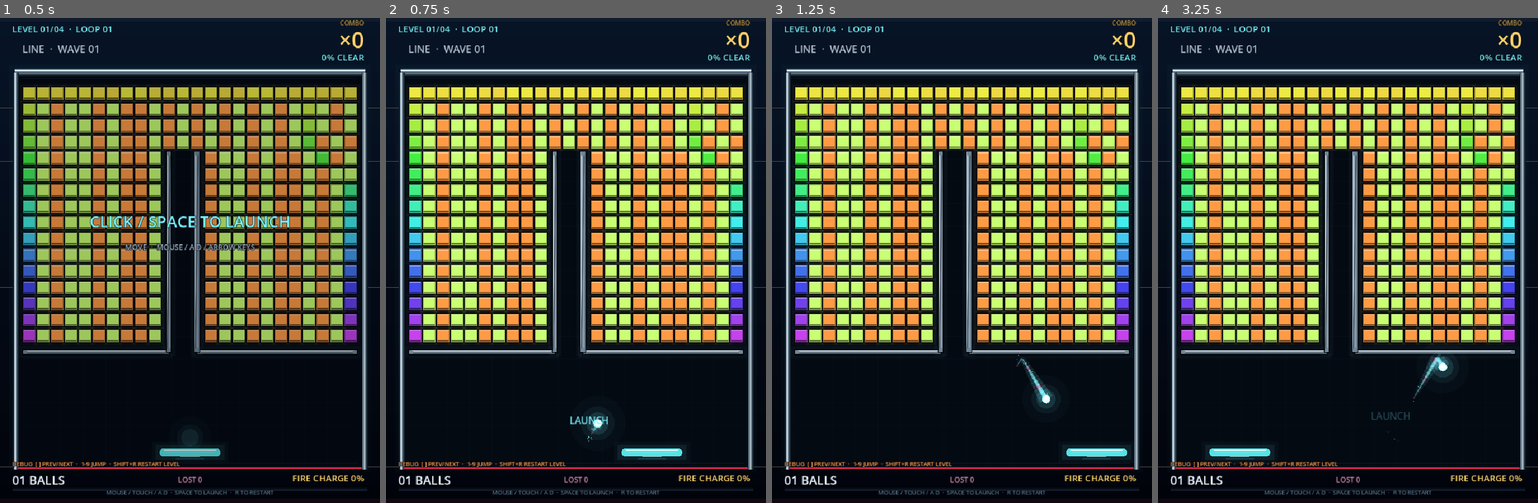
Above: before the commit, frames 1-4 (left to right).
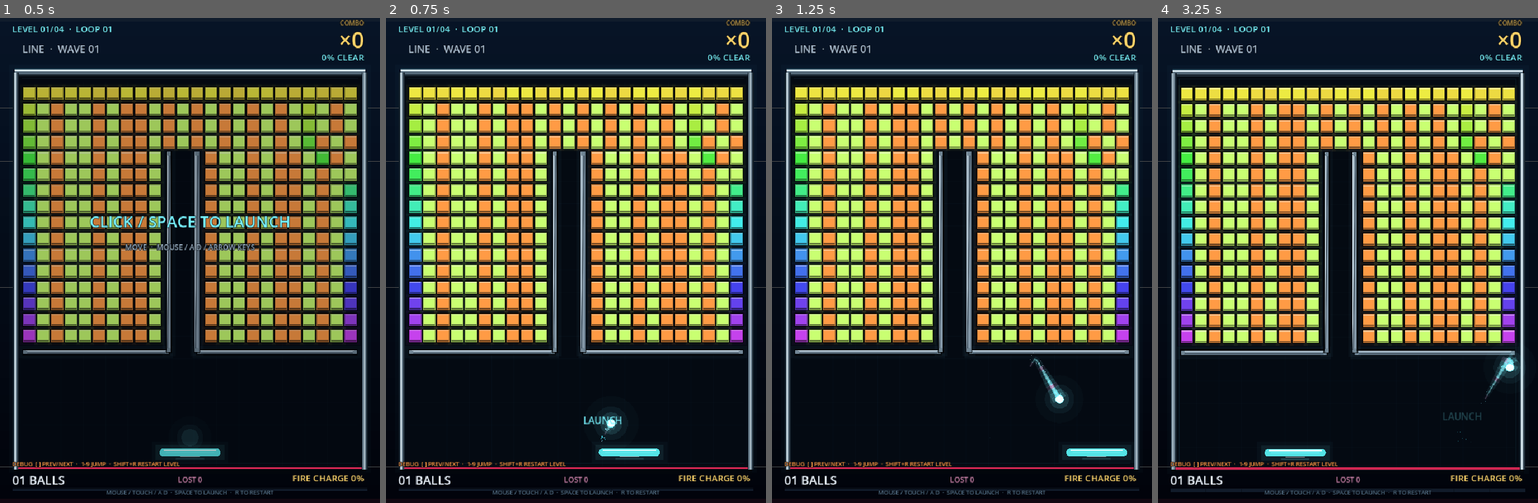
Above: after the commit, the same moments.

Repository: soryu-ryouji/ping-pong
Game: Godot game, scene res://main.tscn
Two runs of this game, one before a commit and one after it. Both use one fixed random seed, a clock stepped at 60 frames per second and the inputs below.
Inputs (mouse positions are in pixels of both pictures, inside the frame that each line leads up to):
- Up to frame 1 (0.5 s): no input
- Up to frame 2 (0.75 s): tap Enter at 0.5 s; move the mouse to (659, 236) at 0.52 s; hold Right (ui_right) from 0.53 s (still down); tap R at 0.6 s; click (659, 236) at 0.67 s
- Up to frame 3 (1.25 s): keep holding Right (ui_right); tap Space at 0.77 s
- Up to frame 4 (3.25 s): release Right (ui_right) at 1.25 s; drag from (1272, 284) to (1329, 357) at 1.27 s; move the mouse to (1386, 153) at 2.02 s; hold Right (ui_right) 2.03-2.75 s; tap Enter at 2.1 s; click (1386, 153) at 2.17 s; tap R at 2.3 s; drag from (1329, 357) to (1234, 187) at 2.77 s

Frame 1 is identical in both runs. In frame 2, 0.6% of the frame differs, in the area x 48-78%, y 81-92%; in frame 3, 0.6%; in frame 4, 12%, in the area x 3-97%, y 10-98%.

Commit message:
feat: 完善挡板、耐久砖与弹球速度机制

Diff:
--- a/resources/game_config.tres
+++ b/resources/game_config.tres
@@ -19,10 +19,15 @@
 paddle_y = 824.0
 paddle_width = 116.0
 paddle_height = 14.0
+paddle_grow_per_hit = 10.0
+paddle_base_move_speed = 760.0
+paddle_min_move_speed = 580.0
 initial_lives = 5
 random_seed = 1592639710
 base_ball_speed = 470.0
 wave_speed_increment = 18.0
+bounce_speed_increment = 1.5
+max_ball_speed = 1410.0
 maximum_launch_balls = 7
 combo_multiball_limit = 6
 combo_first_multiball = 30
--- a/resources/powerups/speed.tres
+++ b/resources/powerups/speed.tres
@@ -10,4 +10,4 @@
 color = Color(1, 0.835294, 0.415686, 1)
 pickup_pitch = 1.24
 multiplier = 1.18
-maximum_speed = 980.0
+maximum_speed = 1410.0
--- a/scripts/core/game_event.gd
+++ b/scripts/core/game_event.gd
@@ -6,6 +6,7 @@
     WALL_HIT,
     PADDLE_HIT,
     BALL_LOST,
+    BRICK_HIT,
     BRICK_DESTROYED,
     POWERUP_DROPPED,
     POWERUP_COLLECTED,
--- a/scripts/core/game_world.gd
+++ b/scripts/core/game_world.gd
@@ -37,6 +37,8 @@
 var paddle_x := 360.0
 var paddle_target_x := 360.0
 var paddle_velocity := 0.0
+var paddle_width := 116.0
+var paddle_flash := 0.0
 var balls: Array[BallData] = []
 var bricks: Array[BrickData] = []
 var walls: Array[Rect2] = []
@@ -48,6 +50,8 @@
 func _init(game_config: GameConfig) -> void:
     config = game_config
     rng.seed = config.random_seed
+    paddle_width = config.paddle_width
+    paddle_flash = 0.0
     levels = LevelLoader.load_manifest(config.level_manifest, config)
 
 
@@ -66,6 +70,8 @@
     fire_time = 0.0
     game_time = 0.0
     state_timer = 0.0
+    paddle_width = config.paddle_width
+    paddle_flash = 0.0
     state = State.READY
     reset_ball_state()
     events.clear()
@@ -84,6 +90,9 @@
         return
     bricks = LevelGenerator.generate(definition, rng)
     walls = definition.walls.duplicate()
+    paddle_width = minf(paddle_width, paddle_max_width())
+    paddle_target_x = _clamp_paddle_x(paddle_target_x)
+    paddle_x = _clamp_paddle_x(paddle_x)
     total_bricks = maxi(bricks.size(), 1)
     remaining_bricks = 0
     for brick in bricks:
@@ -182,6 +191,7 @@
 
 func step(delta: float) -> void:
     game_time += delta
+    paddle_flash = maxf(0.0, paddle_flash - delta * 3.0)
     update_paddle(delta)
 
     if state == State.PLAYING:
@@ -209,35 +219,34 @@
 
 
 func set_paddle_target(screen_x: float) -> void:
-    var half_width := config.paddle_width * 0.5
-    paddle_target_x = clampf(
-        screen_x,
-        config.inner_left + half_width + 5.0,
-        config.inner_right - half_width - 5.0
-    )
+    paddle_target_x = _clamp_paddle_x(screen_x)
 
 
 func nudge_paddle(direction: float, delta: float) -> void:
     if absf(direction) <= 0.01:
         return
-    var half_width := config.paddle_width * 0.5
-    paddle_target_x = clampf(
-        paddle_target_x + direction * 760.0 * delta,
-        config.inner_left + half_width + 5.0,
-        config.inner_right - half_width - 5.0
-    )
+    paddle_target_x = _clamp_paddle_x(paddle_target_x + direction * paddle_move_speed() * delta)
+
+
+func _clamp_paddle_x(value: float) -> float:
+    var half_width := paddle_width * 0.5
+    var min_x := config.inner_left + half_width + 5.0
+    var max_x := config.inner_right - half_width - 5.0
+    if min_x > max_x:
+        return (config.inner_left + config.inner_right) * 0.5
+    return clampf(value, min_x, max_x)
 
 
 func update_paddle(delta: float) -> void:
     var previous := paddle_x
-    paddle_x = lerpf(paddle_x, paddle_target_x, 1.0 - exp(-18.0 * delta))
+    paddle_x = move_toward(paddle_x, paddle_target_x, paddle_move_speed() * delta)
     paddle_velocity = (paddle_x - previous) / maxf(delta, 0.0001)
 
 
 func launch_ball(extra: bool) -> void:
     if balls.size() >= config.maximum_launch_balls:
         return
-    var speed := config.base_ball_speed + float(wave - 1) * config.wave_speed_increment
+    var speed := minf(config.base_ball_speed + float(wave - 1) * config.wave_speed_increment, config.max_ball_speed)
     var angle := rng.randf_range(0.42, 0.74) * (1.0 if rng.randf() > 0.5 else -1.0)
     if extra:
         speed += 28.0
@@ -246,8 +255,17 @@
     ball.position = Vector2(paddle_x, config.paddle_y - 28.0)
     ball.velocity = Vector2(sin(angle), -cos(angle)) * speed
     ball.spin = rng.randf_range(-1.0, 1.0)
+    ball.stuck_reference = ball.position
     balls.append(ball)
     emit_event(GameEvent.Type.BALL_LAUNCHED, ball.position, CYAN_SOFT)
+
+
+func boost_ball_speed(ball: BallData, amount: float) -> void:
+    var speed := ball.velocity.length()
+    if speed <= 0.001:
+        return
+    var target := minf(speed + amount, config.max_ball_speed)
+    ball.velocity = ball.velocity.normalized() * target
 
 
 func update_balls(delta: float) -> void:
@@ -260,6 +278,7 @@
             lost_count += 1
             combo = 0
             next_multiball_at = config.combo_first_multiball
+            _shrink_paddle_after_loss()
             emit_event(GameEvent.Type.BALL_LOST, lost_position, DANGER)
             add_message(lost_position, "BALL LOST", DANGER, 18, 0.9)
             if balls.is_empty():
@@ -275,6 +294,50 @@
             ball.trail.append(ball.position)
             while ball.trail.size() > 15:
                 ball.trail.remove_at(0)
+            ball.stuck_check += delta
+            if ball.stuck_check >= 0.5:
+                if ball.position.distance_squared_to(ball.stuck_reference) < 196.0:
+                    ball.stuck_time += ball.stuck_check
+                else:
+                    ball.stuck_time = 0.0
+                    ball.stuck_reference = ball.position
+                ball.stuck_check = 0.0
+            if ball.stuck_time >= 1.5:
+                _rescue_stuck_ball(ball)
+
+
+func _rescue_stuck_ball(ball: BallData) -> void:
+    var speed := minf(maxf(ball.velocity.length(), config.base_ball_speed), config.max_ball_speed)
+    var angle := rng.randf_range(-0.68, 0.68)
+    var x := clampf(
+        ball.position.x,
+        config.inner_left + ball.radius + 4.0,
+        config.inner_right - ball.radius - 4.0
+    )
+    ball.position = Vector2(x, config.paddle_y - 24.0)
+    ball.velocity = Vector2(sin(angle), -cos(angle)) * speed
+    ball.trail.clear()
+    ball.stuck_time = 0.0
+    ball.stuck_check = 0.0
+    ball.stuck_reference = ball.position
+    add_message(ball.position, "BALL RESCUE", CYAN, 14, 0.7)
+
+
+func _shrink_paddle_after_loss() -> void:
+    var extra := maxf(0.0, paddle_width - config.paddle_width)
+    if extra <= 0.0:
+        return
+    var lost_width := extra * 2.0 / 3.0
+    paddle_width = maxf(config.paddle_width, paddle_width - lost_width)
+    paddle_target_x = _clamp_paddle_x(paddle_target_x)
+    paddle_x = _clamp_paddle_x(paddle_x)
+    add_message(
+        Vector2(paddle_x, config.paddle_y - 70.0),
+        "WIDTH -%d" % int(round(lost_width)),
+        DANGER,
+        14,
+        0.6
+    )
 
 
 func try_drop_powerup(center: Vector2, fire: bool) -> void:
@@ -332,7 +395,7 @@
             powerups.remove_at(index)
             continue
         if item.position.y >= config.paddle_y - 24.0 and item.position.y <= config.paddle_y + 18.0:
-            if absf(item.position.x - paddle_x) <= config.paddle_width * 0.5 + 14.0:
+            if absf(item.position.x - paddle_x) <= paddle_width * 0.5 + 14.0:
                 collect_powerup(item)
                 powerups.remove_at(index)
 
@@ -348,15 +411,41 @@
 
 
 func on_paddle_hit(hit_position: Vector2) -> void:
-    emit_event(GameEvent.Type.PADDLE_HIT, hit_position, CYAN)
-    add_message(hit_position + Vector2(0.0, -20.0), "+SPEED", CYAN_SOFT, 13, 0.42)
+    var old_width := paddle_width
+    paddle_width = minf(paddle_width + config.paddle_grow_per_hit, paddle_max_width())
+    paddle_flash = 1.0
+    paddle_target_x = _clamp_paddle_x(paddle_target_x)
+    paddle_x = _clamp_paddle_x(paddle_x)
+    var event := emit_event(GameEvent.Type.PADDLE_HIT, hit_position, CYAN)
+    event.value = paddle_width
+    var gained := paddle_width - old_width
+    var label := "WIDTH +%d" % int(round(gained))
+    if gained < 0.01:
+        label = "WIDTH MAX"
+    add_message(hit_position + Vector2(0.0, -20.0), label, CYAN_SOFT, 13, 0.42)
+
+
+func hit_brick(brick: BrickData, damage := 1) -> bool:
+    if not brick.alive:
+        return false
+    brick.hp = maxi(0, brick.hp - maxi(damage, 1))
+    brick.flash = 1.0
+    brick.shake = 1.0
+    if brick.hp > 0:
+        var event := emit_event(GameEvent.Type.BRICK_HIT, brick.rect.get_center(), brick.color)
+        event.value = brick.hp
+        return false
+    destroy_brick(brick)
+    return true
 
 
 func destroy_brick(brick: BrickData) -> void:
     if not brick.alive:
         return
     brick.alive = false
+    brick.hp = 0
     brick.flash = 1.0
+    brick.shake = 1.0
     remaining_bricks -= 1
 
     var center := brick.rect.get_center()
@@ -411,6 +500,21 @@
     add_message(Vector2(config.screen_size.x * 0.5, 376.0), "+25 BONUS", GOLD, 20, 1.4)
 
 
+func paddle_max_width() -> float:
+    var inner_width := config.inner_right - config.inner_left
+    var level := current_level()
+    if level == null:
+        return inner_width
+    return minf(level.brick_wall_width(), inner_width)
+
+
+func paddle_move_speed() -> float:
+    var max_extra := maxf(paddle_max_width() - config.paddle_width, 1.0)
+    var extra := maxf(paddle_width - config.paddle_width, 0.0)
+    var growth := clampf(extra / max_extra, 0.0, 1.0)
+    return lerpf(config.paddle_base_move_speed, config.paddle_min_move_speed, growth)
+
+
 func current_level() -> LevelDefinition:
     if levels.is_empty() or level_index < 0 or level_index >= levels.size():
         return null
@@ -431,6 +535,8 @@
     for brick in bricks:
         if brick.flash > 0.0:
             brick.flash = maxf(0.0, brick.flash - delta * 5.0)
+        if brick.shake > 0.0:
+            brick.shake = maxf(0.0, brick.shake - delta * 8.0)
 
 
 func is_fire_active() -> bool:
--- a/scripts/data/game_config.gd
+++ b/scripts/data/game_config.gd
@@ -15,11 +15,16 @@
 @export var paddle_y := 824.0
 @export var paddle_width := 116.0
 @export var paddle_height := 14.0
+@export var paddle_grow_per_hit := 10.0
+@export var paddle_base_move_speed := 760.0
+@export var paddle_min_move_speed := 580.0
 
 @export var initial_lives := 5
 @export var random_seed := 0x5EEDC0DE
 @export var base_ball_speed := 470.0
 @export var wave_speed_increment := 18.0
+@export var bounce_speed_increment := 1.5
+@export var max_ball_speed := 1410.0
 @export var maximum_launch_balls := 7
 @export var combo_multiball_limit := 6
 @export var combo_first_multiball := 30
--- a/scripts/data/level_definition.gd
+++ b/scripts/data/level_definition.gd
@@ -36,7 +36,14 @@
 @export_range(0.0, 1.0) var random_carve_chance := 0.0
 @export var grid: PackedStringArray = []
 @export var symbol_colors: Dictionary = {}
+@export var brick_hp: Dictionary = {}
 @export var walls: Array[Rect2] = []
+
+
+func brick_wall_width() -> float:
+    if columns <= 0:
+        return 0.0
+    return float(columns - 1) * brick_step.x + brick_size.x
 
 
 static func palette_color(symbol: String) -> Color:
--- a/scripts/data/speed_powerup.gd
+++ b/scripts/data/speed_powerup.gd
@@ -2,15 +2,16 @@
 extends PowerupDefinition
 
 @export_range(1.0, 3.0) var multiplier := 1.18
-@export var maximum_speed := 980.0
+@export var maximum_speed := 1410.0
 
 
 func apply(world: Variant, pickup_position: Vector2) -> void:
+    var speed_cap := minf(maximum_speed, world.config.max_ball_speed)
     for ball: BallData in world.balls:
         var speed := ball.velocity.length()
         if speed < 0.001:
             continue
-        ball.velocity = ball.velocity.normalized() * minf(speed * multiplier, maximum_speed)
+        ball.velocity = ball.velocity.normalized() * minf(speed * multiplier, speed_cap)
 
     world.notify_combo_pop()
     world.emit_event(GameEvent.Type.SPEED_CHANGED, pickup_position, color)
--- a/scripts/model/ball_data.gd
+++ b/scripts/model/ball_data.gd
@@ -6,6 +6,9 @@
 var radius := 7.0
 var trail: Array[Vector2] = []
 var spin := 0.0
+var stuck_time := 0.0
+var stuck_check := 0.0
+var stuck_reference := Vector2.ZERO
 
 
 func copy_for_split(offset: Vector2, split_angle: float, new_spin: float) -> BallData:
@@ -14,4 +17,5 @@
     copy.velocity = velocity.rotated(split_angle)
     copy.radius = radius
     copy.spin = new_spin
+    copy.stuck_reference = copy.position
     return copy
--- a/scripts/model/brick_data.gd
+++ b/scripts/model/brick_data.gd
@@ -5,3 +5,6 @@
 var color := Color.WHITE
 var alive := true
 var flash := 0.0
+var shake := 0.0
+var hp := 1
+var max_hp := 1
--- a/scripts/presentation/audio_manager.gd
+++ b/scripts/presentation/audio_manager.gd
@@ -13,6 +13,7 @@
     sounds[GameEvent.Type.WALL_HIT] = synth_sound(210.0, 0.055, 0.20, 0.05, 2.6)
     sounds[GameEvent.Type.PADDLE_HIT] = synth_sound(360.0, 0.12, 0.30, 0.08, 1.4)
     sounds[GameEvent.Type.BALL_LOST] = synth_sound(150.0, 0.42, 0.28, 0.16, 0.8)
+    sounds[GameEvent.Type.BRICK_HIT] = synth_sound(520.0, 0.065, 0.26, 0.14, 2.1)
     sounds[GameEvent.Type.BRICK_DESTROYED] = synth_sound(760.0, 0.085, 0.34, 0.20, 1.9)
     sounds[GameEvent.Type.FIRE_STARTED] = synth_sound(260.0, 0.65, 0.26, 0.46, 0.55)
     sounds[GameEvent.Type.LEVEL_CLEARED] = synth_sound(980.0, 0.5, 0.24, 0.02, 0.7)
@@ -36,6 +37,8 @@
             play_sound(event.type, -7.0, rng.randf_range(1.02, 1.13))
         GameEvent.Type.BALL_LOST:
             play_sound(event.type, -5.0, rng.randf_range(0.92, 1.02))
+        GameEvent.Type.BRICK_HIT:
+            play_sound(event.type, -15.0, rng.randf_range(0.86, 1.02))
         GameEvent.Type.BRICK_DESTROYED:
             play_sound(event.type, -12.0, rng.randf_range(0.88, 1.18))
         GameEvent.Type.FIRE_STARTED:
--- a/scripts/presentation/game_effects.gd
+++ b/scripts/presentation/game_effects.gd
@@ -80,6 +80,9 @@
             shake = maxf(shake, 8.0)
             flash_alpha = maxf(flash_alpha, 0.10)
             emit_burst(event.position, event.color, 30, 230.0, 3.8, 360.0)
+        GameEvent.Type.BRICK_HIT:
+            shake = maxf(shake, 1.4)
+            emit_burst(event.position, event.color.lightened(0.10), 5, 105.0, 2.1, 95.0)
         GameEvent.Type.BRICK_DESTROYED:
             combo_pop = 1.0
             var fire := world.is_fire_active()
--- a/scripts/presentation/game_renderer.gd
+++ b/scripts/presentation/game_renderer.gd
@@ -123,9 +123,18 @@
         if not brick.alive and brick.flash <= 0.0:
             continue
         var rect := brick.rect
+        if brick.shake > 0.0:
+            var strength := 2.2 * brick.shake
+            rect.position += Vector2(
+                sin(world.game_time * 95.0 + brick.rect.position.x * 0.13) * strength,
+                cos(world.game_time * 78.0 + brick.rect.position.y * 0.17) * strength * 0.7
+            )
         var color := brick.color
         var flash := brick.flash
-        var lit := color.lerp(Color.WHITE, flash * 0.7)
+        var damage := 0.0
+        if brick.max_hp > 1:
+            damage = 1.0 - float(brick.hp) / float(brick.max_hp)
+        var lit := color.lerp(Color.WHITE, flash * 0.7).darkened(damage * 0.18)
         draw_rect(rect.grow(5.0), Color(color.r, color.g, color.b, 0.035 + flash * 0.07), true)
         draw_rect(rect.grow(6.0), Color(color.r, color.g, color.b, 0.012 + flash * 0.05), true)
         draw_rect(rect.grow(1.0), Color(0.0, 0.0, 0.0, 0.82), true)
@@ -133,8 +142,40 @@
         draw_rect(Rect2(rect.position + Vector2(1.0, 1.0), rect.size - Vector2(2.0, 4.0)), lit, true)
         draw_rect(Rect2(rect.position + Vector2(1.0, 1.0), Vector2(rect.size.x - 2.0, 2.0)), lit.lightened(0.38), true)
         draw_rect(Rect2(rect.position + Vector2(1.0, rect.size.y - 4.0), Vector2(rect.size.x - 2.0, 2.0)), lit.darkened(0.52), true)
+        if brick.max_hp > 1:
+            draw_brick_damage(rect, brick, damage)
         if flash > 0.02:
             draw_rect(rect, Color(1.0, 1.0, 1.0, flash * 0.55), true)
+
+
+func draw_brick_damage(rect: Rect2, brick: BrickData, damage: float) -> void:
+    var inner := rect.grow(-2.5)
+    if inner.size.x > 0.0 and inner.size.y > 0.0:
+        draw_rect(inner, Color(1.0, 1.0, 1.0, 0.14 - damage * 0.06), false, 1.0)
+    for corner: Vector2 in [Vector2(0.16, 0.18), Vector2(0.84, 0.18), Vector2(0.16, 0.82), Vector2(0.84, 0.82)]:
+        draw_circle(rect.position + rect.size * corner, 1.0, Color(1.0, 1.0, 1.0, 0.46 - damage * 0.18))
+
+    var stages := brick.max_hp - brick.hp
+    if stages <= 0:
+        return
+    var cracks: Array = [
+        PackedVector2Array([Vector2(0.22, 0.08), Vector2(0.46, 0.50), Vector2(0.38, 0.94)]),
+        PackedVector2Array([Vector2(0.78, 0.10), Vector2(0.58, 0.44), Vector2(0.72, 0.90)]),
+        PackedVector2Array([Vector2(0.08, 0.62), Vector2(0.48, 0.56), Vector2(0.92, 0.46)]),
+        PackedVector2Array([Vector2(0.50, 0.04), Vector2(0.44, 0.38), Vector2(0.56, 0.72)]),
+    ]
+    var count := mini(stages, cracks.size())
+    var crack_color := Color(0.02, 0.02, 0.05, 0.70)
+    for index in range(count):
+        var points: PackedVector2Array = cracks[index]
+        var p0 := rect.position + rect.size * points[0]
+        var p1 := rect.position + rect.size * points[1]
+        var p2 := rect.position + rect.size * points[2]
+        draw_line(p0, p1, crack_color, 1.2, true)
+        draw_line(p1, p2, crack_color, 1.2, true)
+
+    if brick.hp == 1:
+        draw_rect(rect.grow(0.5), Color(1.0, 0.92, 0.58, 0.72), false, 1.2)
 
 
 func draw_walls() -> void:
@@ -225,20 +266,30 @@
 
 
 func draw_paddle() -> void:
-    var half := config.paddle_width * 0.5
-    var rect := Rect2(world.paddle_x - half, config.paddle_y - config.paddle_height * 0.5, config.paddle_width, config.paddle_height)
+    var half := world.paddle_width * 0.5
+    var rect := Rect2(world.paddle_x - half, config.paddle_y - config.paddle_height * 0.5, world.paddle_width, config.paddle_height)
     var fire := world.is_fire_active()
-    var color := ORANGE if fire else CYAN
+    var max_extra := maxf(world.paddle_max_width() - config.paddle_width, 1.0)
+    var extra := maxf(world.paddle_width - config.paddle_width, 0.0)
+    var upgrade := clampf(sqrt(extra / max_extra), 0.0, 1.0)
+    var color := (ORANGE if fire else CYAN).lerp(Color.WHITE, upgrade * 0.5)
     draw_rect(rect.grow(14.0), Color(color.r, color.g, color.b, 0.028), true)
     draw_rect(rect.grow(7.0), Color(color.r, color.g, color.b, 0.070), true)
-    var body := Color("#ffb04f") if fire else Color("#54e4e6")
+    var body := Color("#ffb04f") if fire else Color("#54e4e6").lerp(Color("#f2ffff"), upgrade)
+    if fire:
+        body = body.lerp(Color.WHITE, upgrade * 0.35)
+    body = body.lerp(Color.WHITE, world.paddle_flash * 0.5)
     draw_rect(Rect2(rect.position.x + config.paddle_height * 0.5, rect.position.y, rect.size.x - config.paddle_height, rect.size.y), body, true)
     draw_circle(Vector2(rect.position.x + config.paddle_height * 0.5, rect.get_center().y), config.paddle_height * 0.5, body)
     draw_circle(Vector2(rect.end.x - config.paddle_height * 0.5, rect.get_center().y), config.paddle_height * 0.5, body)
-    draw_rect(Rect2(rect.position.x + 8.0, rect.position.y + 2.0, rect.size.x - 16.0, 2.0), Color(0.92, 1.0, 1.0, 0.92), true)
+    draw_rect(Rect2(rect.position.x + 8.0, rect.position.y + 2.0, rect.size.x - 16.0, 2.0), Color(0.92, 1.0, 1.0, 0.92).lerp(Color.WHITE, upgrade * 0.5), true)
     draw_rect(Rect2(rect.position.x + 12.0, rect.position.y + 6.0, rect.size.x - 24.0, 2.0), Color(color.r, color.g, color.b, 0.48), true)
     draw_line(Vector2(world.paddle_x - 18.0, rect.end.y + 1.0), Vector2(world.paddle_x + 18.0, rect.end.y + 1.0), Color(1.0, 1.0, 1.0, 0.60), 1.2, true)
     draw_line(Vector2(world.paddle_x - 26.0, rect.end.y + 5.0), Vector2(world.paddle_x + 26.0, rect.end.y + 5.0), Color(color.r, color.g, color.b, 0.18), 2.0, true)
+    if world.paddle_flash > 0.01:
+        var pulse := world.paddle_flash
+        draw_rect(rect.grow(10.0 + (1.0 - pulse) * 24.0), Color(color.r, color.g, color.b, 0.28 * pulse), false, 2.0)
+        draw_rect(rect.grow(4.0 + (1.0 - pulse) * 10.0), Color(1.0, 1.0, 1.0, 0.14 * pulse), false, 1.0)
 
 
 func draw_balls() -> void:
--- a/scripts/systems/collision_system.gd
+++ b/scripts/systems/collision_system.gd
@@ -14,15 +14,18 @@
         if ball.position.x - ball.radius < config.inner_left:
             ball.position.x = config.inner_left + ball.radius
             ball.velocity.x = absf(ball.velocity.x)
+            world.boost_ball_speed(ball, config.bounce_speed_increment)
             world.on_wall_hit(ball.position)
         elif ball.position.x + ball.radius > config.inner_right:
             ball.position.x = config.inner_right - ball.radius
             ball.velocity.x = -absf(ball.velocity.x)
+            world.boost_ball_speed(ball, config.bounce_speed_increment)
             world.on_wall_hit(ball.position)
 
         if ball.position.y - ball.radius < config.inner_top:
             ball.position.y = config.inner_top + ball.radius
             ball.velocity.y = absf(ball.velocity.y)
+            world.boost_ball_speed(ball, config.bounce_speed_increment)
             world.on_wall_hit(ball.position)
         elif ball.position.y - ball.radius > config.field_bottom + 22.0:
             return true
@@ -43,9 +46,9 @@
         return
     var config: GameConfig = world.config
     var paddle_rect := Rect2(
-        world.paddle_x - config.paddle_width * 0.5,
+        world.paddle_x - world.paddle_width * 0.5,
         config.paddle_y - config.paddle_height * 0.5,
-        config.paddle_width,
+        world.paddle_width,
         config.paddle_height
     )
     var hit := CollisionGeometry.circle_rect_hit(ball.position, ball.radius, paddle_rect)
@@ -53,8 +56,8 @@
         return
 
     ball.position.y = paddle_rect.position.y - ball.radius - 0.2
-    var relative := clampf((ball.position.x - world.paddle_x) / (config.paddle_width * 0.5), -1.0, 1.0)
-    var speed := clampf(ball.velocity.length() + 7.0, 470.0, 880.0)
+    var relative := clampf((ball.position.x - world.paddle_x) / (world.paddle_width * 0.5), -1.0, 1.0)
+    var speed := clampf(ball.velocity.length() + 7.0, 470.0, config.max_ball_speed)
     var angle := relative * 1.02
     var new_velocity := Vector2(sin(angle), -cos(angle)) * speed
     new_velocity.x += clampf(world.paddle_velocity * 0.10, -110.0, 110.0)
@@ -74,18 +77,21 @@
 
 
 func collide_walls(world: Variant, ball: BallData) -> void:
+    var config: GameConfig = world.config
     for wall: Rect2 in world.walls:
         var hit := CollisionGeometry.circle_rect_hit(ball.position, ball.radius, wall)
         if hit == null:
             continue
+        ball.position += hit.normal * hit.penetration
         if ball.velocity.dot(hit.normal) < 0.0:
-            ball.position += hit.normal * hit.penetration
             ball.velocity = ball.velocity.bounce(hit.normal)
+            world.boost_ball_speed(ball, config.bounce_speed_increment)
             world.emit_event(GameEvent.Type.OBSTACLE_HIT, ball.position + hit.normal * 3.0, Color("#a9c4d8"))
         break
 
 
 func collide_bricks(world: Variant, ball: BallData) -> bool:
+    var config: GameConfig = world.config
     var fire: bool = world.is_fire_active()
     for brick: BrickData in world.bricks:
         if not brick.alive:
@@ -96,10 +102,12 @@
         if hit == null:
             continue
 
-        if not fire and ball.velocity.dot(hit.normal) < 0.0:
+        if not fire:
             ball.position += hit.normal * hit.penetration
-            ball.velocity = ball.velocity.bounce(hit.normal)
-        world.destroy_brick(brick)
+            if ball.velocity.dot(hit.normal) < 0.0:
+                ball.velocity = ball.velocity.bounce(hit.normal)
+                world.boost_ball_speed(ball, config.bounce_speed_increment)
+        world.hit_brick(brick, 999 if fire else 1)
         if not fire:
             return true
     return false
--- a/scripts/systems/level_generator.gd
+++ b/scripts/systems/level_generator.gd
@@ -28,6 +28,8 @@
             var brick := BrickData.new()
             brick.rect = rect
             brick.color = _brick_color(definition, symbol, row, rng)
+            brick.max_hp = maxi(1, int(definition.brick_hp.get(symbol, 1)))
+            brick.hp = brick.max_hp
             result.append(brick)
     return result
 
--- a/scripts/systems/level_loader.gd
+++ b/scripts/systems/level_loader.gd
@@ -181,6 +181,13 @@
                     push_warning("Ignored color setting with invalid color: %s" % line)
                 else:
                     symbol_colors[symbol] = color
+            elif lower_key.begins_with("hp.") and key.length() > 3:
+                var symbol := key.substr(3)
+                var hp := value.to_int()
+                if hp < 1:
+                    push_warning("Ignored hp setting, expected a positive integer: %s" % line)
+                else:
+                    definition.brick_hp[symbol] = hp
             else:
                 push_warning("Ignored unknown level setting: %s" % key)
 
Not shown, changed: resources/levels/03_core.txt
